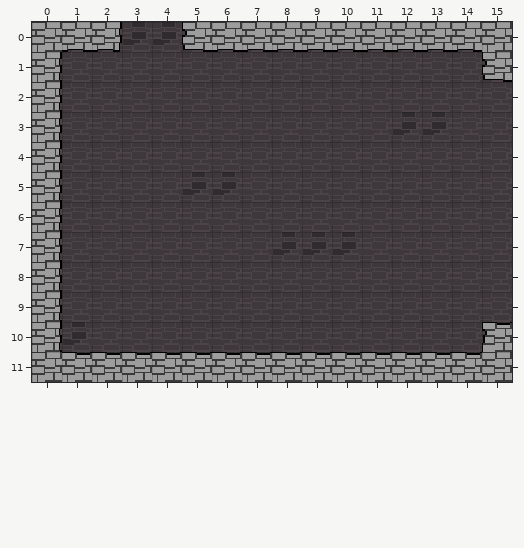
An edit to a level. Tiled map, dev/tiled/room-story-009.tmx. This is how it looked before the edit.
Cells are 20x20 px. Shown: x 0..15, y 0..11. The commit also replaced the tileset; all pictures use the new one.
And afterwards:
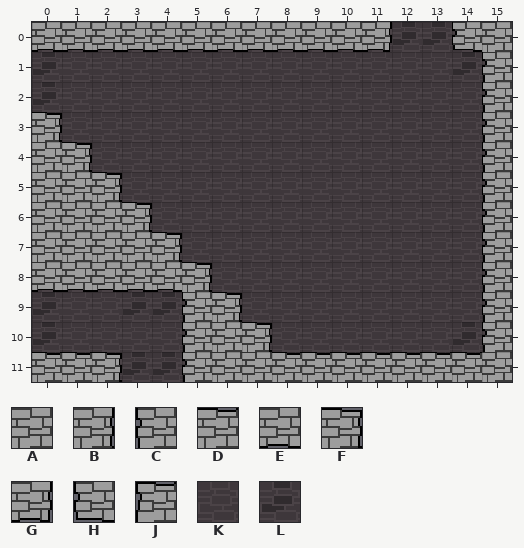
Key: from "tile-bricks": A 0, B 4, C 5, D 6, E 7, F 8, G 9, H 10, J 11, K 16, L 17.
_ is an empty cell.
Tiles replaced or removed in this view: A, B, D, E, G, H, J, K, L.
Log entry: Added new story levels, new bricks graphics.
From old to new:
Changed rows in their new state; . is an unchanged cell.
Layer "BACKGROUND":
first column x 0:
 0 ...KK.......LL
 1 L.............
 2 L.............
first column x 0:
 9 L....
10 L....
11 ...LL
Layer "FOREGROUND":
first column x 0:
 0 E.EEEE.....G__H.
 1 _..............C
 2 _..............C
 3 F..............C
 4 AF.............C
 5 AAF............C
 6 AAAF...........C
 7 AAAAF..........C
 8 EEEEEF.........C
 9 _....CF........C
10 _....CAF.......C
11 D.F__CAA........
Where, in picture pixels (left, top, right, bottom), the same in both pictures:
changed: (32, 22, 272, 382)
changed: (389, 22, 512, 352)
